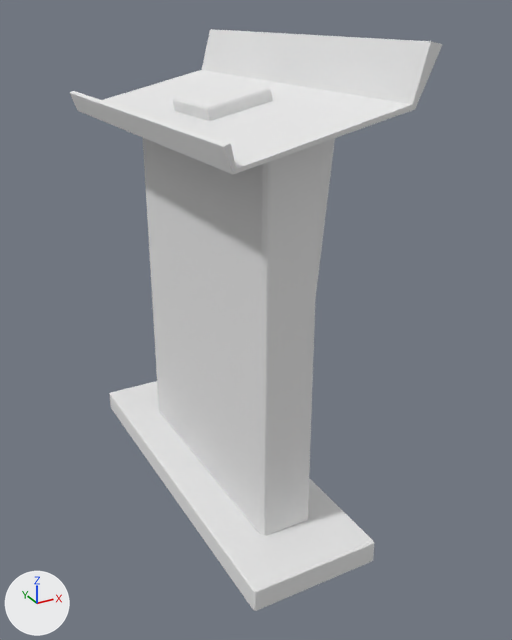
An edit to the OBJ model Assets/Prefabs/raw_models/pupitre.obj, drawn before and after from the same camera.
One viewpoint serves both versions: a 50 mm lens placed at (-2.11, -4.51, 3.45), pointed at (0.21, -0.29, 1.34). Every picture has the same lights, and +X, +Y and +Z are marked at lower left. Where no turn or scale is listed for an object, it has been applied to the vertices.

In view in the first picture: 'pupitre'.
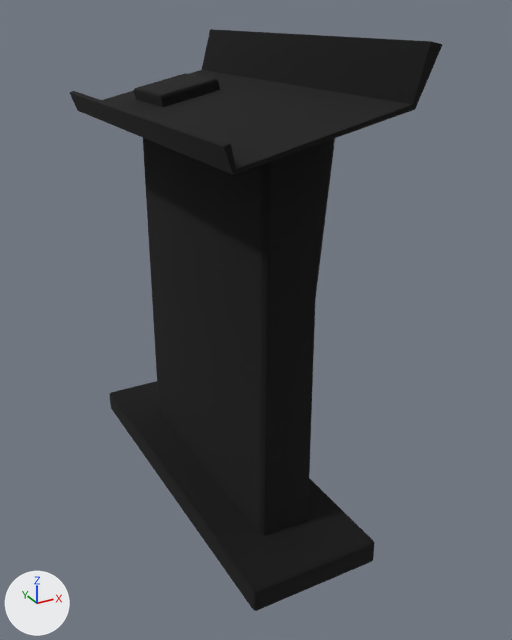
The newer file is also turned or shifted as a whole; pictures and numbers use the older file's frame.

Where the change shows, as pixel boxes [x1, y1, x2, y2] in the pictures (512 x 640 px; the box of a moved part takes in the faces that stretch with it):
'pupitre', recoloured, reshaped (white to black): [70, 29, 442, 611] in both
part 1 of me_pupitre, moved or reshaped: [103, 70, 413, 169] in both

The change in detail:
Material 'aiStandardSurface2SG' (mat_aistandardsurface2sg) is new.
Its base color is (0.0, 0.0, 0.0) (black #000000).
Its roughness is 1.0.
me_pupitre has 194 vertices, 174 faces and spans x -0.61..0.69, y -1.52..1.39, z -0.09..3.29.
me_pupitre is used by ob_pupitre; location (0.0, 0.0, 0.0).
me_pupitre no longer uses material mat_initialshadinggroup (white #e7e7e7).
me_pupitre part 1: all 20 vertices in x -0.2..0.26, y -0.43..0.13, z 2.81..2.98 are moved by (0.0, 0.76, 0.0).
me_pupitre now uses material mat_aistandardsurface2sg (black #000000).
